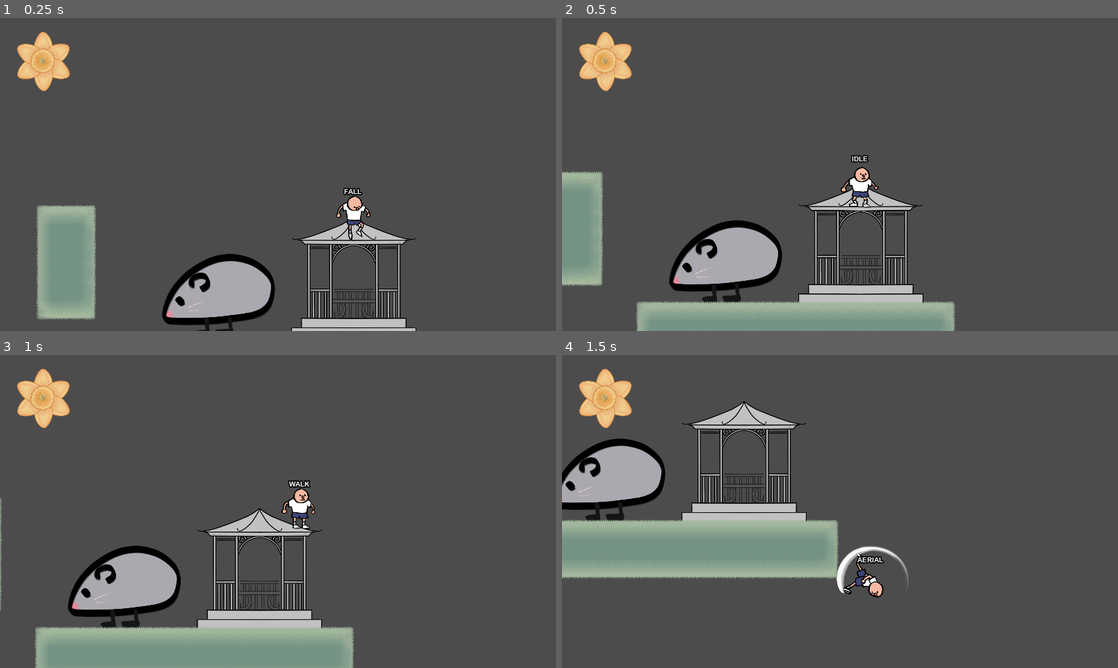
Above: before the commit, frames 1-4 (two rows, left to right).
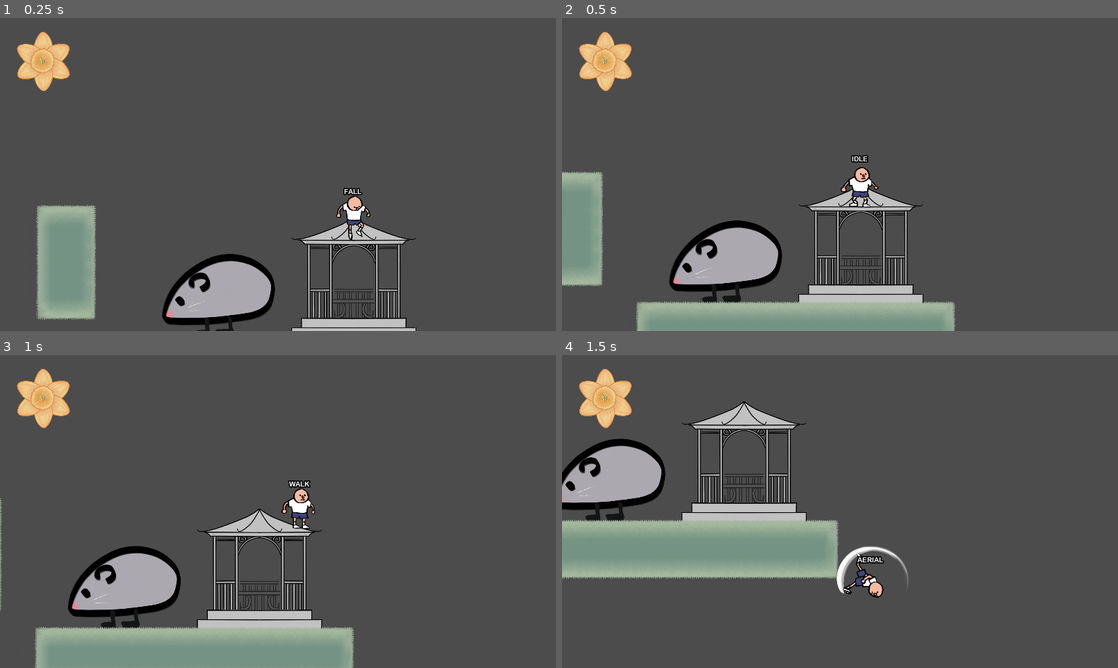
Above: after the commit, the same moments.

Repository: kevinpliang/POSY
Game: Godot game, scene res://game/Main.tscn
Two runs of this game, one before a commit and one after it. Both use one fixed random seed, a clock stepped at 60 frames per second and the inputs below.
Inputs:
- Up to frame 1 (0.25 s): no input
- Up to frame 2 (0.5 s): no input
- Up to frame 3 (1 s): hold Right (ui_right) from 0.53 s (still down); tap P (a) at 0.6 s; tap Up (ui_up) at 0.77 s
- Up to frame 4 (1.5 s): keep holding Right (ui_right); tap P (a) at 1.35 s

Frame 1 is identical in both runs. In frame 2, 0.6% of the frame differs, in the area x 0-71%, y 48-100%; in frame 3, 0.7%, in the area x 0-64%, y 45-100%; in frame 4, 0.1%.

Commit message:
collision shapes -- forum suggestion..still not working

Diff:
--- a/characters/Zee.gd
+++ b/characters/Zee.gd
@@ -201,12 +201,13 @@
 func get_hitbox_from_state() -> void:
 	match current_state:
 		STATES.DJUMP:
-			$collision_changer.play("djump_collision")
+			$collision_box.disabled = true
+			$djump_collision_box.disabled = false
 		STATES.CROUCH:
 			pass
 		_:
-			if prev_state == STATES.DJUMP:
-				$collision_changer.play_backwards("djump_collision")
+			$collision_box.disabled = false
+			$djump_collision_box.disabled = true
 
 func check_feet() -> void:
 	if feetcast.is_colliding():
--- a/characters/Zee.tscn
+++ b/characters/Zee.tscn
@@ -248,6 +248,9 @@
 
 [sub_resource type="RectangleShape2D" id=40]
 extents = Vector2( 26.2174, 66.2509 )
+
+[sub_resource type="CircleShape2D" id=46]
+radius = 25.0
 
 [sub_resource type="CircleShape2D" id=43]
 radius = 27.0046
@@ -327,6 +330,11 @@
 position = Vector2( -1.87289, 3.28711 )
 shape = SubResource( 40 )
 
+[node name="djump_collision_box" type="CollisionShape2D" parent="."]
+modulate = Color( 1, 0, 0, 1 )
+position = Vector2( 0, -20 )
+shape = SubResource( 46 )
+
 [node name="hurtbox" type="Area2D" parent="."]
 
 [node name="shape" type="CollisionShape2D" parent="hurtbox"]
--- a/world/Garden/Garden.tscn
+++ b/world/Garden/Garden.tscn
@@ -10,7 +10,7 @@
 extents = Vector2( 212.755, 13.5061 )
 
 [sub_resource type="RectangleShape2D" id=2]
-extents = Vector2( 168.529, 5.22939 )
+extents = Vector2( 168.529, 54.9041 )
 
 [sub_resource type="SegmentShape2D" id=3]
 b = Vector2( 134.716, 0.0456543 )
@@ -61,7 +61,7 @@
 one_way_collision = true
 
 [node name="Gazebo Roof" type="CollisionShape2D" parent="Gazebo"]
-position = Vector2( 962.661, 378.832 )
+position = Vector2( 962.661, 427.622 )
 z_index = 1
 shape = SubResource( 2 )
 one_way_collision = true
Not shown: 1 places in characters/Zee.tscn that only renumber resources
